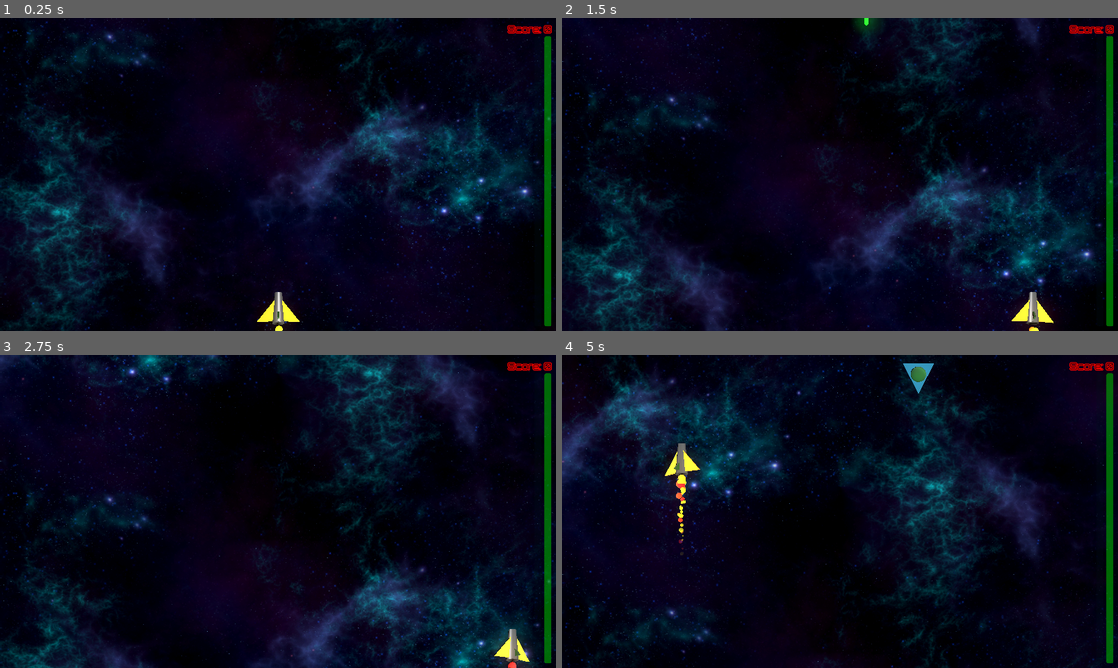
Above: before the commit, frames 1-4 (two rows, left to right).
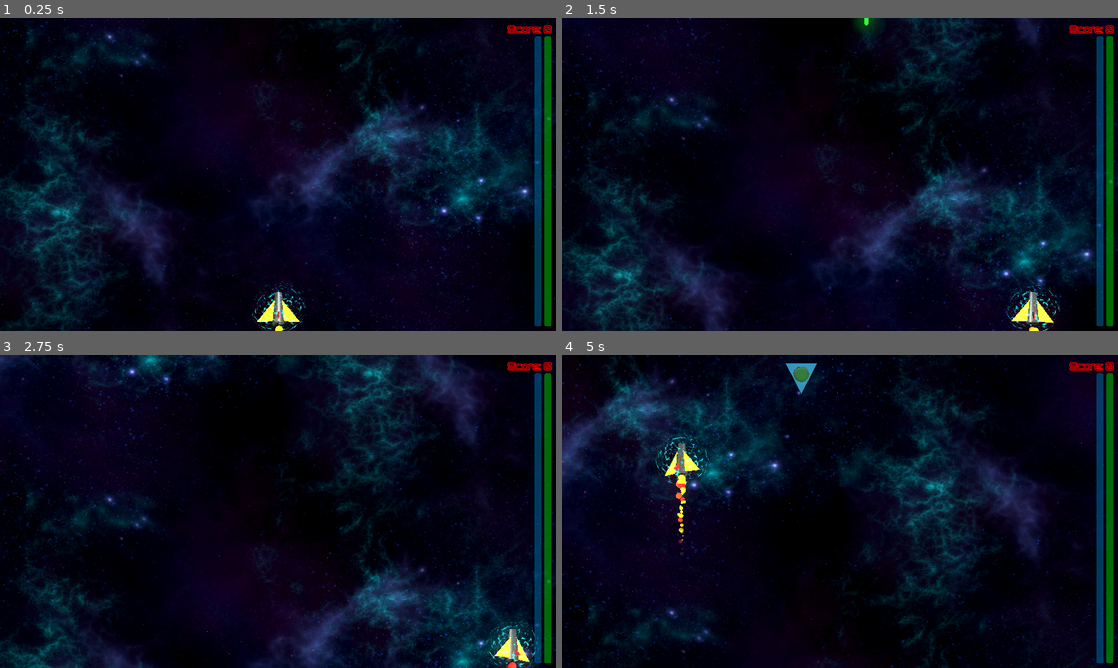
Above: after the commit, the same moments.

Repository: Yatchanek/Galaxxon
Game: Godot game, scene res://scenes/world.tscn
Same seed, same stepped clock (60 frames per second), same inputs: the game is played once before the commit and once after it.
Inputs (mouse positions are in pixels of both pictures, inside the frame that each line leads up to):
- Up to frame 1 (0.25 s): no input
- Up to frame 2 (1.5 s): tap Enter (ui_accept) at 0.5, 0.77 s; move the mouse to (962, 158) at 0.52 s; hold Right (ui_right) 0.53-1.28 s; tap Z at 0.6, 1.35 s; move the mouse to (728, 190) at 1.27 s; hold Down (ui_down) from 1.28 s (still down)
- Up to frame 3 (2.75 s): tap Enter (ui_accept) at 1.52 s; move the mouse to (333, 442) at 2.02 s; release Down (ui_down) at 2.03 s; hold Right (ui_right) from 2.03 s (still down); tap Q at 2.1 s; tap Z at 2.3 s
- Up to frame 4 (5 s): move the mouse to (812, 574) at 2.77 s; release Right (ui_right) at 2.78 s; hold Up (ui_up) 2.78-3.53 s; tap P at 2.85 s; tap Enter (ui_accept) at 3.02, 3.77, 4.52 s; tap Z at 3.05, 3.8, 4.35 s; move the mouse to (1006, 558) at 3.52 s; hold Left (ui_left) from 3.53 s (still down); tap C at 3.6 s; move the mouse to (673, 464) at 4.27 s

The runs differ from the first frame. In frame 1, 1.4% of the frame differs, in the area x 45-98%, y 5-100%; in frame 2, 1.4%; in frame 3, 1.4%; in frame 4, 2.0%, in the area x 16-98%, y 2-99%.
Error after the commit: Invalid call. Nonexistent function 'change_spread' in base 'Node3D (PulseCannon)'. (res://scripts/player.gd:71)

Commit message:
material bug fix

Diff:
--- /dev/null
+++ b/resources/materials/grey_metallic_material.tres
@@ -0,0 +1,7 @@
+[gd_resource type="StandardMaterial3D" format=3 uid="uid://b6p5pbojykn45"]
+
+[resource]
+resource_local_to_scene = true
+albedo_color = Color(0.281187, 0.281187, 0.281187, 1)
+metallic = 0.5
+roughness = 0.5
--- a/scenes/enemies/aiming_enemy.tscn
+++ b/scenes/enemies/aiming_enemy.tscn
@@ -67,6 +67,7 @@
 collision_mask = 0
 monitoring = false
 script = ExtResource("3_dwvp2")
+damage = 15.0
 actor = NodePath("..")
 
 [node name="CollisionShape3D" type="CollisionShape3D" parent="Hurtbox"]
--- a/scenes/enemies/basic_enemy.tscn
+++ b/scenes/enemies/basic_enemy.tscn
@@ -47,6 +47,7 @@
 collision_mask = 0
 monitoring = false
 script = ExtResource("4_hbm6f")
+damage = 10.0
 actor = NodePath("..")
 
 [node name="CollisionShape3D" type="CollisionShape3D" parent="Hurtbox"]
--- a/scenes/enemies/boss.tscn
+++ b/scenes/enemies/boss.tscn
@@ -34,7 +34,7 @@
 tracks/0/type = "method"
 tracks/0/imported = false
 tracks/0/enabled = true
-tracks/0/path = NodePath("BodyPivot/MeshInstance3D2/LaserWeapon")
+tracks/0/path = NodePath("BodyPivot/MeshInstance3D2/LeftLaser")
 tracks/0/interp = 1
 tracks/0/loop_wrap = true
 tracks/0/keys = {
@@ -51,7 +51,7 @@
 tracks/1/type = "method"
 tracks/1/imported = false
 tracks/1/enabled = true
-tracks/1/path = NodePath("BodyPivot/MeshInstance3D3/LaserWeapon")
+tracks/1/path = NodePath("BodyPivot/MeshInstance3D3/RightLaser")
 tracks/1/interp = 1
 tracks/1/loop_wrap = true
 tracks/1/keys = {
@@ -93,7 +93,7 @@
 script = ExtResource("1_7dnpc")
 hitbox = NodePath("Hitbox")
 hurtbox = NodePath("Hurtbox")
-hp = 2500.0
+hp = 1000.0
 score_value = 2500
 
 [node name="BodyPivot" type="Node3D" parent="."]
@@ -103,6 +103,7 @@
 surface_material_override/0 = ExtResource("2_h1cus")
 
 [node name="PulseCannon" parent="BodyPivot/MeshInstance3D" instance=ExtResource("2_yye4w")]
+unique_name_in_owner = true
 transform = Transform3D(1, 0, 0, 0, 1, 0, 0, 0, 1, 0, 0.167, -2.7)
 power_level = 3
 spread_fire = true
@@ -114,7 +115,8 @@
 mesh = SubResource("BoxMesh_uq4kr")
 surface_material_override/0 = ExtResource("3_lia8m")
 
-[node name="LaserWeapon" parent="BodyPivot/MeshInstance3D2" instance=ExtResource("1_ian0n")]
+[node name="LeftLaser" parent="BodyPivot/MeshInstance3D2" instance=ExtResource("1_ian0n")]
+unique_name_in_owner = true
 transform = Transform3D(1, 0, 0, 0, 1, 0, 0, 0, 1, 0, 0, -1.75)
 is_player_weapon = false
 autostart = false
@@ -124,7 +126,8 @@
 mesh = SubResource("BoxMesh_uq4kr")
 surface_material_override/0 = ExtResource("3_lia8m")
 
-[node name="LaserWeapon" parent="BodyPivot/MeshInstance3D3" instance=ExtResource("1_ian0n")]
+[node name="RightLaser" parent="BodyPivot/MeshInstance3D3" instance=ExtResource("1_ian0n")]
+unique_name_in_owner = true
 transform = Transform3D(1, 0, 0, 0, 1, 0, 0, 0, 1, 0, 0, -1.75)
 is_player_weapon = false
 autostart = false
@@ -146,7 +149,7 @@
 [node name="Hurtbox" parent="." node_paths=PackedStringArray("actor") instance=ExtResource("2_ub7yk")]
 collision_layer = 64
 collision_mask = 0
-damage = 20.0
+damage = 35.0
 damage_type = 1
 damage_interval = 0.75
 actor = NodePath("..")
@@ -168,5 +171,11 @@
 &"": SubResource("AnimationLibrary_h1cus")
 }
 
+[node name="Timer" type="Timer" parent="."]
+wait_time = 2.0
+one_shot = true
+
+[connection signal="timeout" from="Timer" to="." method="_on_timer_timeout"]
+
 [editable path="Hitbox"]
 [editable path="Hurtbox"]
--- a/scenes/enemies/diagonal_enemy.tscn
+++ b/scenes/enemies/diagonal_enemy.tscn
@@ -45,6 +45,7 @@
 collision_mask = 0
 monitoring = false
 script = ExtResource("4_5thxe")
+damage = 10.0
 actor = NodePath("..")
 
 [node name="CollisionShape3D" type="CollisionShape3D" parent="Hurtbox"]
--- a/scenes/enemies/shooting_enemy.tscn
+++ b/scenes/enemies/shooting_enemy.tscn
@@ -56,6 +56,7 @@
 collision_mask = 0
 monitoring = false
 script = ExtResource("3_dhunw")
+damage = 15.0
 actor = NodePath("..")
 
 [node name="CollisionShape3D" type="CollisionShape3D" parent="Hurtbox"]
--- a/scenes/player.tscn
+++ b/scenes/player.tscn
@@ -6,20 +6,16 @@
 [ext_resource type="PackedScene" uid="uid://kn6jwqy71lme" path="res://scenes/weapons/rocket_launcher.tscn" id="5_sweqy"]
 [ext_resource type="Script" uid="uid://dufaoa4a0ltqi" path="res://scripts/components/hitbox.gd" id="5_tuyoq"]
 [ext_resource type="PackedScene" uid="uid://br7xolltkcw1r" path="res://scenes/weapons/vulcan_cannon.tscn" id="6_fjrip"]
+[ext_resource type="Material" uid="uid://b6p5pbojykn45" path="res://resources/materials/grey_metallic_material.tres" id="6_jej6c"]
 [ext_resource type="Material" uid="uid://8n56rfwyy6kn" path="res://resources/materials/yellow_material.tres" id="6_smehm"]
-[ext_resource type="Material" uid="uid://cothpdxipjw2v" path="res://resources/materials/dark_green_material.tres" id="7_ur7pv"]
 [ext_resource type="Script" uid="uid://cwv7dq0rcps82" path="res://scripts/components/shield.gd" id="9_d2wvv"]
+[ext_resource type="Material" uid="uid://h0x8s1cld2tu" path="res://resources/materials/red_material.tres" id="9_f1ej7"]
 [ext_resource type="Shader" uid="uid://iokt1hpq5o6d" path="res://resources/shaders/shield.gdshader" id="9_y4r1p"]
 [ext_resource type="PackedScene" uid="uid://bu881agq7bkoc" path="res://scenes/components/hitbox.tscn" id="10_d2wvv"]
 
 [sub_resource type="CylinderMesh" id="CylinderMesh_fjrip"]
 bottom_radius = 0.8
 height = 4.0
-
-[sub_resource type="StandardMaterial3D" id="StandardMaterial3D_fjrip"]
-albedo_color = Color(0.306923, 0.306923, 0.306923, 1)
-metallic = 0.4
-roughness = 0.5
 
 [sub_resource type="PrismMesh" id="PrismMesh_d2wvv"]
 left_to_right = 0.0
@@ -125,13 +121,13 @@
 transform = Transform3D(1, 0, 0, 0, -4.37114e-08, 1, 0, -1, -4.37114e-08, 0, 0, 0)
 mesh = SubResource("CylinderMesh_fjrip")
 skeleton = NodePath("../..")
-surface_material_override/0 = SubResource("StandardMaterial3D_fjrip")
+surface_material_override/0 = ExtResource("6_jej6c")
 
 [node name="Wings" type="MeshInstance3D" parent="BodyPivot"]
 transform = Transform3D(0.984808, -6.64077e-10, 0.173648, -0.173648, -7.5904e-09, 0.984808, 6.64077e-10, -1, -7.5904e-09, 1.5, 0.025, 0.27)
-material_override = ExtResource("6_smehm")
 mesh = SubResource("PrismMesh_d2wvv")
 skeleton = NodePath("../Body")
+surface_material_override/0 = ExtResource("6_smehm")
 
 [node name="Wings2" type="MeshInstance3D" parent="BodyPivot"]
 transform = Transform3D(0.984808, 6.64077e-10, -0.173648, 0.173648, -7.5904e-09, 0.984808, -6.64077e-10, -1, -7.5904e-09, -1.5, 0.025, 0.27)
@@ -142,7 +138,7 @@
 [node name="Tail" type="MeshInstance3D" parent="BodyPivot"]
 transform = Transform3D(-0.0502269, 0, 0.998738, 0, 1, 0, -0.998738, 0, -0.0502269, -0.00313649, 1.02971, 1.00134)
 mesh = SubResource("PrismMesh_fjrip")
-surface_material_override/0 = ExtResource("7_ur7pv")
+surface_material_override/0 = ExtResource("9_f1ej7")
 
 [node name="ShootTimer" type="Timer" parent="."]
 wait_time = 0.1
--- a/scenes/world.tscn
+++ b/scenes/world.tscn
@@ -11,7 +11,6 @@
 [ext_resource type="FontFile" uid="uid://cwcwuijx2mhrk" path="res://resources/fonts/Orbitron-VariableFont_wght.ttf" id="5_w7kh3"]
 [ext_resource type="PackedScene" uid="uid://gbwi00phf4bv" path="res://scenes/components/tube.tscn" id="8_4mrxx"]
 [ext_resource type="PackedScene" uid="uid://cmaalf560lg66" path="res://scenes/spawn_manager.tscn" id="9_7r4gi"]
-[ext_resource type="Shader" uid="uid://iokt1hpq5o6d" path="res://resources/shaders/shield.gdshader" id="9_q5onr"]
 
 [sub_resource type="LabelSettings" id="LabelSettings_dwbse"]
 font = ExtResource("5_w7kh3")
@@ -19,38 +18,6 @@
 font_color = Color(0.227451, 0, 0, 1)
 outline_size = 10
 outline_color = Color(1, 0, 0, 1)
-
-[sub_resource type="StandardMaterial3D" id="StandardMaterial3D_q5onr"]
-resource_local_to_scene = true
-albedo_color = Color(1, 0.6, 0, 1)
-
-[sub_resource type="StandardMaterial3D" id="StandardMaterial3D_w7kh3"]
-resource_local_to_scene = true
-albedo_color = Color(1, 0.6, 0, 1)
-
-[sub_resource type="StandardMaterial3D" id="StandardMaterial3D_e3hyu"]
-resource_local_to_scene = true
-albedo_color = Color(6.61798e-08, 0.243288, 4.09111e-07, 1)
-
-[sub_resource type="FastNoiseLite" id="FastNoiseLite_jej6c"]
-noise_type = 2
-frequency = 0.1
-
-[sub_resource type="NoiseTexture2D" id="NoiseTexture2D_jhx03"]
-resource_local_to_scene = true
-width = 256
-height = 256
-generate_mipmaps = false
-seamless = true
-noise = SubResource("FastNoiseLite_jej6c")
-
-[sub_resource type="ShaderMaterial" id="ShaderMaterial_o8fc1"]
-resource_local_to_scene = true
-render_priority = 0
-shader = ExtResource("9_q5onr")
-shader_parameter/shield_color = Color(0, 1, 1, 1)
-shader_parameter/noise_tex = SubResource("NoiseTexture2D_jhx03")
-shader_parameter/alpha_threshold = 0.5
 
 [sub_resource type="Environment" id="Environment_dwbse"]
 background_mode = 1
@@ -181,21 +148,7 @@
 fill_mode = 3
 show_percentage = false
 
-[node name="Player" parent="." node_paths=PackedStringArray("world") instance=ExtResource("1_f3sb7")]
-world = NodePath("..")
-
-[node name="Wings" parent="Player/BodyPivot" index="1"]
-material_override = SubResource("StandardMaterial3D_q5onr")
-surface_material_override/0 = SubResource("StandardMaterial3D_w7kh3")
-
-[node name="Wings2" parent="Player/BodyPivot" index="2"]
-surface_material_override/0 = SubResource("StandardMaterial3D_q5onr")
-
-[node name="Tail" parent="Player/BodyPivot" index="3"]
-surface_material_override/0 = SubResource("StandardMaterial3D_e3hyu")
-
-[node name="Body" parent="Player/Shield" index="0"]
-surface_material_override/0 = SubResource("ShaderMaterial_o8fc1")
+[node name="Player" parent="." instance=ExtResource("1_f3sb7")]
 
 [node name="GalagaCamera" type="Camera3D" parent="."]
 transform = Transform3D(1, 0, 0, 0, 0.258819, 0.965926, 0, -0.965926, 0.258819, 0, 16.5, -13.25)
@@ -259,13 +212,10 @@
 debug_fill = false
 
 [node name="SpawnManager" parent="." instance=ExtResource("9_7r4gi")]
-total_waves = 1
+total_waves = 10
 
 [node name="GalagaCameraPos" type="Marker3D" parent="."]
 transform = Transform3D(1, 0, 0, 0, 0.258819, 0.965926, 0, -0.965926, 0.258819, 0, 16.5, -13.25)
 
 [node name="ZaxxonCameraPos" type="Marker3D" parent="."]
 transform = Transform3D(0.707107, -0.276289, 0.650895, 0, 0.920505, 0.390732, -0.707107, -0.276289, 0.650895, 56.5, 40, 44)
-
-[editable path="Player"]
-[editable path="Player/Shield/Hitbox"]
--- a/scripts/autoloads/globals.gd
+++ b/scripts/autoloads/globals.gd
@@ -25,5 +25,10 @@
 func _ready() -> void:
     RNG = RandomNumberGenerator.new()
     POWERUP_RNG = RandomNumberGenerator.new()
-    RNG.seed = 05152065
-    POWERUP_RNG.seed = 05152006
+    RNG.seed = 1357908
+    POWERUP_RNG.seed = 9753124
+
+
+func reset_rng():
+    RNG.seed = 1357908
+    POWERUP_RNG.seed = 9753124
--- a/scripts/building.gd
+++ b/scripts/building.gd
@@ -17,7 +17,7 @@
 var powerup_weapon_type : Weapon.WeaponType = Weapon.WeaponType.PULSE_CANNON
 
 func _ready() -> void:
-	carries_powerup = Globals.POWERUP_RNG.randf() < 0.125
+	carries_powerup = Globals.POWERUP_RNG.randf() < 0.175
 	if carries_powerup:
 		set_powerup()
 	for body_part : MeshInstance3D in body_parts.get_children():
--- a/scripts/components/shield.gd
+++ b/scripts/components/shield.gd
@@ -19,10 +19,11 @@
 var noise_tex : Texture2D
 
 func _ready() -> void:
-    hp = 0
-    body.hide()
-    hitbox.disable()
+    hp = 100
+    #body.hide()
+    #hitbox.disable()
     EventBus.shield_hp_changed.emit(hp / max_hp * 100.0)
+    mat = body.get_surface_override_material(0)
 
 
 func recharge(amount : float):
--- a/scripts/enemies/boss.gd
+++ b/scripts/enemies/boss.gd
@@ -1,19 +1,28 @@
 extends Enemy
 class_name FirstBoss
 
-enum State {
-	ENTRY,
-	FIGHT
+enum Cycle {
+	PULSE_CANNON,
+	LASERS,
+	ROTATING_CANON,
 }
 
 @onready var left_raycast : RayCast3D = $LeftRaycast
 @onready var right_raycast : RayCast3D = $RightRaycast
 
+@onready var pulse_cannon : PulseCannon = %PulseCannon
+@onready var left_laser : LaserWeapon = %LeftLaser
+@onready var right_laser : LaserWeapon = %RightLaser
+
 var activated : bool = false
 
 var target_velocity : Vector3
 
-var current_state : State
+var current_cycle : Cycle = Cycle.PULSE_CANNON
+
+var angle : float = 0.0
+
+var rest : bool = false
 
 func _ready() -> void:
 	super()
@@ -21,17 +30,18 @@
 	velocity = Vector3.ZERO
 	set_physics_process(false)
 	speed = 5
-	current_state = State.ENTRY
 	show()
 	var tw : Tween = create_tween()
 	tw.tween_property(self, "position:z", -30, 2.0)
 	tw.finished.connect(_on_entry_finished)
 
+
+func _process(delta: float) -> void:
+	angle += PI * delta
+	pulse_cannon.rotation.y = PI / 4 * sin(angle)
+
 func _physics_process(delta: float) -> void:
 	velocity = lerp(velocity, target_velocity, 0.05)
-	#rotation_quat = Quaternion(Vector3.FORWARD, PI / 16 * sign(velocity.x))
-
-	#body_pivot.rotation = body_pivot.basis.get_rotation_quaternion().slerp(rotation_quat, 0.025).get_euler()
 
 	position += velocity * delta
 
@@ -49,7 +59,7 @@
 		return
 	hp -= amount
 
-	EventBus.boss_health_changed.emit(hp / 2500.0 * 100.0)
+	EventBus.boss_health_changed.emit(hp / 1000.0 * 100.0)
 
 	if is_instance_valid(self):
 		EventBus.enemy_hit.emit(self, amount)
@@ -59,19 +69,64 @@
 		blink()
 
 
+func change_cycle():
+	var new_cycle : Cycle = randi_range(Cycle.PULSE_CANNON, Cycle.ROTATING_CANON) as Cycle
+	# while new_cycle == current_cycle:
+	# 	new_cycle = randi_range(Cycle.PULSE_CANNON, Cycle.ROTATING_CANON) as Cycle
+
+	current_cycle = new_cycle
+	if current_cycle == Cycle.PULSE_CANNON:
+		pulse_cannon.fire_rate = 0.25
+		pulse_cannon.power_level = 3
+		set_process(false)
+		pulse_cannon.rotation.y = 0
+		pulse_cannon.set_spread(true)
+		pulse_cannon.activate()
+	elif current_cycle == Cycle.LASERS:
+		left_laser.activate()
+		right_laser.activate()
+	else:
+		pulse_cannon.power_level = 4
+		pulse_cannon.set_spread(false)
+		pulse_cannon.fire_rate = 0.175
+		pulse_cannon.activate()
+		set_process(true)
+
+	rest = true
+	$Timer.start(randf_range(3.0, 4.0))
+
 func activate():
-	current_state = State.FIGHT
 	activated = true
 	set_physics_process(true)
 	target_velocity = Vector3.RIGHT * speed
-	$AnimationPlayer.play("Fight")
+	$Timer.start()
 
 
 func die():
 	super()
 	EventBus.boss_defeated.emit()
-	$AnimationPlayer.stop()
+	#$AnimationPlayer.stop()
 
 func _on_entry_finished():
 	EventBus.boss_entered.emit()
 	activate()
+
+
+func _on_timer_timeout() -> void:
+	if current_cycle == Cycle.PULSE_CANNON:
+		pulse_cannon.deactivate()
+	elif current_cycle == Cycle.LASERS:
+		left_laser.stop()
+		right_laser.stop()
+	else:
+		pulse_cannon.set_spread(false)
+		pulse_cannon.deactivate()
+		pulse_cannon.rotation = Vector3.ZERO
+		set_process(false)
+
+	if rest:
+		rest = false
+		$Timer.start(randf_range(1.0, 1.5))
+		return
+
+	change_cycle()
--- a/scripts/enemies/enemy.gd
+++ b/scripts/enemies/enemy.gd
@@ -24,7 +24,7 @@
 var carries_powerup : bool = false
 
 func _ready() -> void:
-	carries_powerup = Globals.POWERUP_RNG.randf() < 0.125
+	carries_powerup = Globals.POWERUP_RNG.randf() < 0.175
 	if carries_powerup:
 		set_powerup()
 	speed = Globals.scroll_speed * speed_coefficient
--- a/scripts/player.gd
+++ b/scripts/player.gd
@@ -106,12 +106,10 @@
 		if direction.x != 0:
 			velocity.x = move_toward(velocity.x, direction.x * HORIZONTAL_SPEED, ACCELERATION * delta)
 			rotation_quat = Quaternion(Vector3.FORWARD, PI / 5 * direction.x)
-			#var target_transform : Transform3D = Transform3D.IDENTITY.rotated(Vector3.FORWARD, PI / 5 * direction.x)
-			#body_pivot.transform = body_pivot.transform.interpolate_with(target_transform, 0.1)
+
 		else:
 			velocity.x = move_toward(velocity.x, direction.x * HORIZONTAL_SPEED, ACCELERATION * 3.0 * delta)
 			rotation_quat = Quaternion(Vector3.FORWARD, 0)
-			#body_pivot.transform = body_pivot.transform.interpolate_with(Transform3D.IDENTITY, 0.1)
 
 		if direction.y != 0:
 			if steering_mode == SteeringMode.GALAGA:
@@ -158,6 +156,7 @@
 	if hp <= 0:
 		die()
 	else:
+		pass
 		blink()
 
 func blink():
--- a/scripts/weapons/cannon_weapon.gd
+++ b/scripts/weapons/cannon_weapon.gd
@@ -11,8 +11,9 @@
 	super()
 	set_muzzles()
 
-func change_spread():
-	spread_fire = !spread_fire
+func set_spread(active : bool):
+	spread_fire = active
+	set_muzzles()
 
 
 func set_muzzles():
--- a/scripts/world.gd
+++ b/scripts/world.gd
@@ -60,6 +60,8 @@
 	var explosion : GPUParticles3D = explosion_scene.instantiate()
 	explosion.amount = randi_range(16, 24)
 	explosion.position = enemy.global_position
+	if enemy is FirstBoss:
+		explosion.scale = Vector3(2.25, 2.25, 2.25)
 	add_child(explosion)
 	if enemy.carries_powerup:
 		explosion.finished.connect(spawn_powerup.bind(enemy.global_position, enemy.powerup_type, enemy.powerup_weapon_type))
@@ -122,8 +124,7 @@
 	await get_tree().create_timer(2.0).timeout
 	remove_bullets()
 	Globals.game_mode = Globals.GameMode.GALAGA
-	Globals.RNG.seed = 05152015
-	Globals.POWERUP_RNG.seed = 05152015
+	Globals.reset_rng()
 	get_tree().reload_current_scene()
 
 
Not shown: 1 places in scenes/world.tscn that only renumber resources
